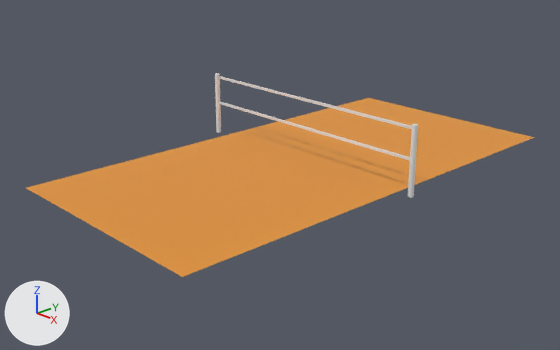
The Blender file Blender Models/Voleyball_Court.blend: old version first, new version second.
One viewpoint serves both versions: a camera (50 mm lens) standing at (19.66, -19.72, 9.62) and looking at (-0.17, -1.05, -0.37). The lights are fixed; the arrows at lower left show +X, +Y and +Z. The first picture is the older version.

Before the edit, the objects in view are built like this:
```python
ob_cube = bpy.data.objects.new('Cube', me_cube)
ob_cube.parent = ob_grid
ob_cube.location = (-0.0472, 0.017, 2.364)
ob_cube.scale = (5.05, 0.03, 0.08)
ob_cube_001 = bpy.data.objects.new('Cube.001', me_cube_002)
ob_cube_001.parent = ob_grid
ob_cube_001.location = (-0.0175, 0.017, 1.285)
ob_cube_001.scale = (5.05, 0.03, 0.08)
ob_cylinder = bpy.data.objects.new('Cylinder', me_cylinder)
ob_cylinder.location = (5.07, 0.0, 1.25)
ob_cylinder.scale = (0.1, 0.1, 1.25)
ob_plane = bpy.data.objects.new('Plane', me_plane_001)
ob_plane.location = (0.0, -1.5, 0.0)
ob_plane.scale = (4.5, 1.5, 8.15)
ob_plane_001 = bpy.data.objects.new('Plane.001', me_plane_003)
ob_plane_001.location = (0.0, 1.5, 0.0)
ob_plane_001.scale = (4.5, 1.5, 8.15)
ob_plane_002 = bpy.data.objects.new('Plane.002', me_plane_004)
ob_plane_002.location = (0.0, -6.0, 0.0)
ob_plane_002.scale = (4.5, 3.0, 8.15)
ob_plane_003 = bpy.data.objects.new('Plane.003', me_plane_005)
ob_plane_003.location = (0.0, 6.0, 0.0)
ob_plane_003.scale = (4.5, 3.0, 8.15)
```
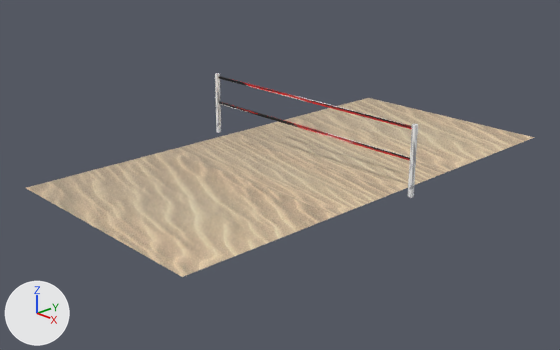
Boxes [x1, y1, x2, y2] around the edits, measured in the pictures (560 x 350 px):
'Plane.002', surface changed (orange to beige): [27, 150, 336, 277] in both
'Plane.003', surface changed (orange to beige): [285, 98, 534, 171] in both
'Plane', surface changed (orange to beige): [169, 135, 396, 216] in both
'Plane.001', surface changed (orange to beige): [228, 122, 449, 192] in both
'Cube', recoloured: [219, 76, 412, 129] in both
'Cube.001', recoloured: [219, 102, 410, 161] in both

The edits, one by one:
Picture 'design3.jpeg' (img_design3_jpeg) is new.
Picture 'sand.jpeg' (img_sand_jpeg) is new.
In material 'Material.003' (mat_material_003), base_color is no longer (0.776, 0.296, 0.0319), orange #e49432.
In material 'Material.003' (mat_material_003), texture is now set to img_sand_jpeg.
In material 'Material.002' (mat_material_002), base_color is no longer (0.776, 0.296, 0.0319), orange #e49432.
In material 'Material.002' (mat_material_002), texture is now set to img_sand_jpeg.
In material 'Material.004' (mat_material_004), base_color is no longer (0.776, 0.296, 0.0319), orange #e49432.
In material 'Material.004' (mat_material_004), texture is now set to img_sand_jpeg.
In material 'Material.001' (mat_material_001), base_color is no longer (0.776, 0.296, 0.0319), orange #e49432.
In material 'Material.001' (mat_material_001), texture is now set to img_sand_jpeg.
Material 'Material.006' (mat_material_006) is new.
Its texture is img_design3_jpeg.
Material 'Material.007' (mat_material_007) is new.
Its texture is img_design3_jpeg.
me_cube has 8 vertices, 6 faces and spans x -1.0..1.0, y -1.0..1.0, z -1.0..1.0.
me_cube gains material mat_material_007 (picture img_design3_jpeg).
me_cube_002 has 8 vertices, 6 faces and spans x -1.0..1.0, y -1.0..1.0, z -1.0..1.0.
me_cube_002 gains material mat_material_006 (picture img_design3_jpeg).
